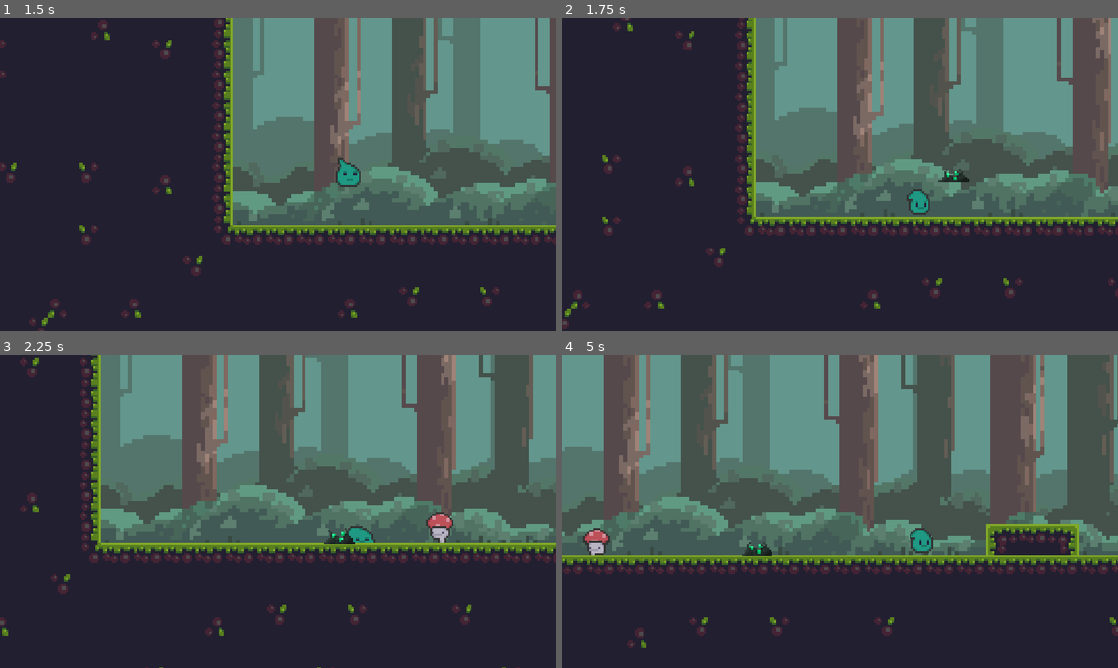
Above: before the commit, frames 1-4 (two rows, left to right).
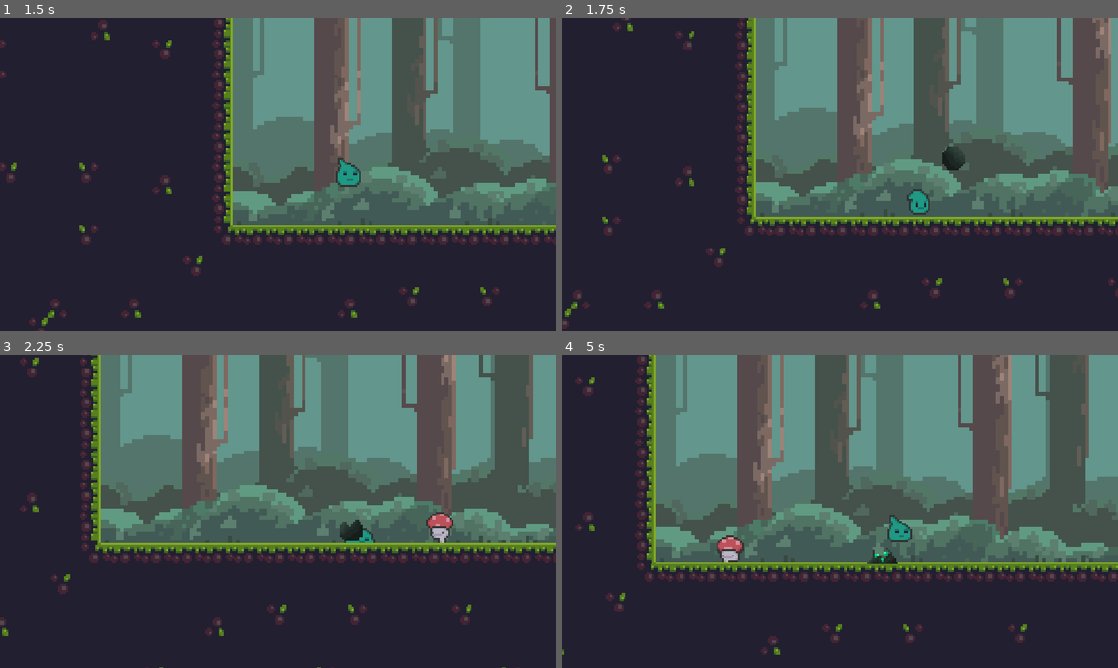
Above: after the commit, the same moments.

Repository: whatEclipse/REsurgence-THrow
Game: Godot game, scene res://scenes/menus/main_menu.tscn
Two runs of this game, one before a commit and one after it. Both use one fixed random seed, a clock stepped at 60 frames per second and the inputs below.
Inputs (mouse positions are in pixels of both pictures, inside the frame that each line leads up to):
- Up to frame 1 (1.5 s): click "Play" at 0.5 s; tap Enter (ui_accept) at 1.25 s; move the mouse to (400, 158) at 1.27 s; hold D (right) from 1.28 s (still down); tap Alt at 1.35 s; click (400, 158) at 1.42 s
- Up to frame 2 (1.75 s): keep holding D (right); tap Enter (ui_accept) at 1.52 s
- Up to frame 3 (2.25 s): keep holding D (right); move the mouse to (166, 527) at 2.02 s; tap Shift at 2.1 s
- Up to frame 4 (5 s): tap Enter (ui_accept) at 2.27, 3.77, 4.52 s; move the mouse to (895, 442) at 2.77 s; release D (right) at 2.78 s; hold A (left) 2.78-3.53 s; tap Alt at 2.85, 4.35 s; move the mouse to (812, 574) at 3.52 s; hold D (right) from 3.53 s (still down); tap Shift at 3.6 s; click (812, 574) at 3.67 s; move the mouse to (1006, 558) at 4.27 s

Frame 1 is identical in both runs. In frame 2, 0.3% of the frame differs, in the area x 67-74%, y 41-53%; in frame 3, 0.3%; in frame 4, 52%, in the area x 0-100%, y 0-96%.

Commit message:
added animations and fixed spawnpoint hitbox

Diff:
--- a/scenes/entities/player.tscn
+++ b/scenes/entities/player.tscn
@@ -204,7 +204,7 @@
 "duration": 1.0,
 "texture": SubResource("AtlasTexture_iywi5")
 }],
-"loop": 1,
+"loop": 0,
 "name": &"Hit",
 "speed": 8.0
 }, {
@@ -300,7 +300,7 @@
 [node name="AnimatedSprite2D" type="AnimatedSprite2D" parent="." unique_id=1851740296]
 position = Vector2(0, -8)
 sprite_frames = SubResource("SpriteFrames_8ksrx")
-animation = &"Death"
+animation = &"Hit"
 autoplay = "Idle"
 
 [node name="Hitbox" type="Area2D" parent="." unique_id=2103579018]
--- a/scenes/entities/spawn_point.tscn
+++ b/scenes/entities/spawn_point.tscn
@@ -1,41 +1,119 @@
 [gd_scene format=3 uid="uid://dr08pijwig0ao"]
 
 [ext_resource type="Script" uid="uid://byqnbvnxrbkta" path="res://scripts/entities/spawn_point.gd" id="1_c3ytd"]
-[ext_resource type="Texture2D" uid="uid://cn5v83ix5qtlj" path="res://assets/collectibles/spawnpoint.png" id="2_i55ip"]
+[ext_resource type="Texture2D" uid="uid://b2gnkyajo41yx" path="res://assets/collectibles/spawnpoint ball.png" id="2_ml0ts"]
+[ext_resource type="Texture2D" uid="uid://cgxp5nx46wy3r" path="res://assets/collectibles/spawnpoint ball opening.png" id="3_8gw6y"]
+[ext_resource type="Texture2D" uid="uid://dnemp4uwqxg5d" path="res://assets/collectibles/spawnpointnoroots.png" id="4_3aqr1"]
 
 [sub_resource type="PhysicsMaterial" id="PhysicsMaterial_c3ytd"]
 
-[sub_resource type="AtlasTexture" id="AtlasTexture_i55ip"]
-atlas = ExtResource("2_i55ip")
+[sub_resource type="AtlasTexture" id="AtlasTexture_gec17"]
+atlas = ExtResource("2_ml0ts")
 region = Rect2(0, 0, 16, 16)
 
-[sub_resource type="AtlasTexture" id="AtlasTexture_8wqli"]
-atlas = ExtResource("2_i55ip")
+[sub_resource type="AtlasTexture" id="AtlasTexture_ddn4t"]
+atlas = ExtResource("2_ml0ts")
 region = Rect2(16, 0, 16, 16)
 
-[sub_resource type="AtlasTexture" id="AtlasTexture_ml0ts"]
-atlas = ExtResource("2_i55ip")
+[sub_resource type="AtlasTexture" id="AtlasTexture_e5mav"]
+atlas = ExtResource("2_ml0ts")
+region = Rect2(32, 0, 16, 16)
+
+[sub_resource type="AtlasTexture" id="AtlasTexture_ulww5"]
+atlas = ExtResource("2_ml0ts")
+region = Rect2(48, 0, 16, 16)
+
+[sub_resource type="AtlasTexture" id="AtlasTexture_kwrk7"]
+atlas = ExtResource("3_8gw6y")
+region = Rect2(16, 0, 16, 16)
+
+[sub_resource type="AtlasTexture" id="AtlasTexture_2k5ur"]
+atlas = ExtResource("3_8gw6y")
+region = Rect2(32, 0, 16, 16)
+
+[sub_resource type="AtlasTexture" id="AtlasTexture_daulg"]
+atlas = ExtResource("3_8gw6y")
+region = Rect2(48, 0, 16, 16)
+
+[sub_resource type="AtlasTexture" id="AtlasTexture_m4cmx"]
+atlas = ExtResource("3_8gw6y")
+region = Rect2(64, 0, 16, 16)
+
+[sub_resource type="AtlasTexture" id="AtlasTexture_4tyvy"]
+atlas = ExtResource("3_8gw6y")
+region = Rect2(80, 0, 16, 16)
+
+[sub_resource type="AtlasTexture" id="AtlasTexture_2ep6b"]
+atlas = ExtResource("4_3aqr1")
+region = Rect2(0, 0, 16, 16)
+
+[sub_resource type="AtlasTexture" id="AtlasTexture_p4mgj"]
+atlas = ExtResource("4_3aqr1")
+region = Rect2(16, 0, 16, 16)
+
+[sub_resource type="AtlasTexture" id="AtlasTexture_4j604"]
+atlas = ExtResource("4_3aqr1")
 region = Rect2(32, 0, 16, 16)
 
 [sub_resource type="SpriteFrames" id="SpriteFrames_8ksrx"]
 animations = [{
 "frames": [{
 "duration": 1.0,
-"texture": SubResource("AtlasTexture_i55ip")
+"texture": SubResource("AtlasTexture_gec17")
 }, {
 "duration": 1.0,
-"texture": SubResource("AtlasTexture_8wqli")
+"texture": SubResource("AtlasTexture_ddn4t")
 }, {
 "duration": 1.0,
-"texture": SubResource("AtlasTexture_ml0ts")
+"texture": SubResource("AtlasTexture_e5mav")
+}, {
+"duration": 1.0,
+"texture": SubResource("AtlasTexture_ulww5")
+}],
+"loop": 1,
+"name": &"ball",
+"speed": 12.0
+}, {
+"frames": [{
+"duration": 1.0,
+"texture": SubResource("AtlasTexture_kwrk7")
+}, {
+"duration": 1.0,
+"texture": SubResource("AtlasTexture_2k5ur")
+}, {
+"duration": 1.0,
+"texture": SubResource("AtlasTexture_daulg")
+}, {
+"duration": 1.0,
+"texture": SubResource("AtlasTexture_m4cmx")
+}, {
+"duration": 1.0,
+"texture": SubResource("AtlasTexture_4tyvy")
+}],
+"loop": 0,
+"name": &"ballopen",
+"speed": 8.0
+}, {
+"frames": [{
+"duration": 1.0,
+"texture": SubResource("AtlasTexture_2ep6b")
+}, {
+"duration": 1.0,
+"texture": SubResource("AtlasTexture_p4mgj")
+}, {
+"duration": 1.0,
+"texture": SubResource("AtlasTexture_4j604")
 }],
 "loop": 2,
-"name": &"default",
+"name": &"idle",
 "speed": 5.0
 }]
 
-[sub_resource type="RectangleShape2D" id="RectangleShape2D_d1iiu"]
-size = Vector2(14, 8)
+[sub_resource type="CircleShape2D" id="CircleShape2D_8gw6y"]
+radius = 6.0
+
+[sub_resource type="CircleShape2D" id="CircleShape2D_ml0ts"]
+radius = 6.0827627
 
 [node name="SpawnPoint" type="RigidBody2D" unique_id=1279413989 groups=["flag"]]
 z_index = 2
@@ -48,18 +126,20 @@
 
 [node name="AnimatedSprite2D" type="AnimatedSprite2D" parent="." unique_id=1298157761]
 z_index = 2
+position = Vector2(0, -4.5)
 sprite_frames = SubResource("SpriteFrames_8ksrx")
-autoplay = "default"
-frame_progress = 0.8294345
+animation = &"ball"
+autoplay = "ball"
+frame_progress = 0.83515483
 
 [node name="KillDetector" type="Area2D" parent="." unique_id=951306132]
 
 [node name="CollisionShape2D" type="CollisionShape2D" parent="KillDetector" unique_id=1547882913]
 z_index = 2
-position = Vector2(0, 4)
-shape = SubResource("RectangleShape2D_d1iiu")
+position = Vector2(0, -3)
+shape = SubResource("CircleShape2D_8gw6y")
 
 [node name="CollisionShape2D" type="CollisionShape2D" parent="." unique_id=1834039832]
 z_index = 2
-position = Vector2(0, 4)
-shape = SubResource("RectangleShape2D_d1iiu")
+position = Vector2(0, -3)
+shape = SubResource("CircleShape2D_ml0ts")
--- a/scripts/entities/player.gd
+++ b/scripts/entities/player.gd
@@ -56,8 +56,11 @@
 	await animated_sprite.animation_finished
 	velocity = Vector2.ZERO
 	if not SpawnManager.respawn_player():
-		global_position = start_position + (Vector2(0,8)) #no flag placed yet
+		global_position = start_position #no flag placed yet
+	animated_sprite.play_backwards("Death")
+	await animated_sprite.animation_finished
 	isDying = false
+
 
 func jumpOn():
 	if isDying == false:
--- a/scripts/entities/spawn_point.gd
+++ b/scripts/entities/spawn_point.gd
@@ -6,6 +6,7 @@
 var _slow_time := 0.0
 
 @onready var kill_detector: Area2D = $KillDetector
+@onready var animated_sprite_2d: AnimatedSprite2D = $AnimatedSprite2D
 
 func _ready() -> void:
 	lock_rotation = true
@@ -24,9 +25,20 @@
 	if linear_velocity.length() < SETTLE_SPEED:
 		_slow_time += delta
 		if _slow_time >= SETTLE_TIME:
+			touched_floor()
 			freeze = true
+
 	else:
 		_slow_time = 0.0
+
+
+
+func touched_floor():
+	animated_sprite_2d.stop()
+	animated_sprite_2d.play("ballopen")
+	await animated_sprite_2d.animation_finished
+	animated_sprite_2d.play("idle")
+
 
 func _on_kill_detector_area_entered(area: Area2D) -> void:
 	if area.is_in_group("kill_zone"):
Binary file added: assets/collectibles/spawnpoint ball opening.png
Not shown, added: assets/collectibles/spawnpoint ball opening.png.import
Binary file added: assets/collectibles/spawnpoint ball.png
Not shown, added: assets/collectibles/spawnpoint ball.png.import
Binary file changed: assets/collectibles/spawnpoint.png
Not shown, changed: assets/collectibles/spawnpoint.png.import
Binary file added: assets/collectibles/spawnpointnoroots.png
Not shown, added: assets/collectibles/spawnpointnoroots.png.import
